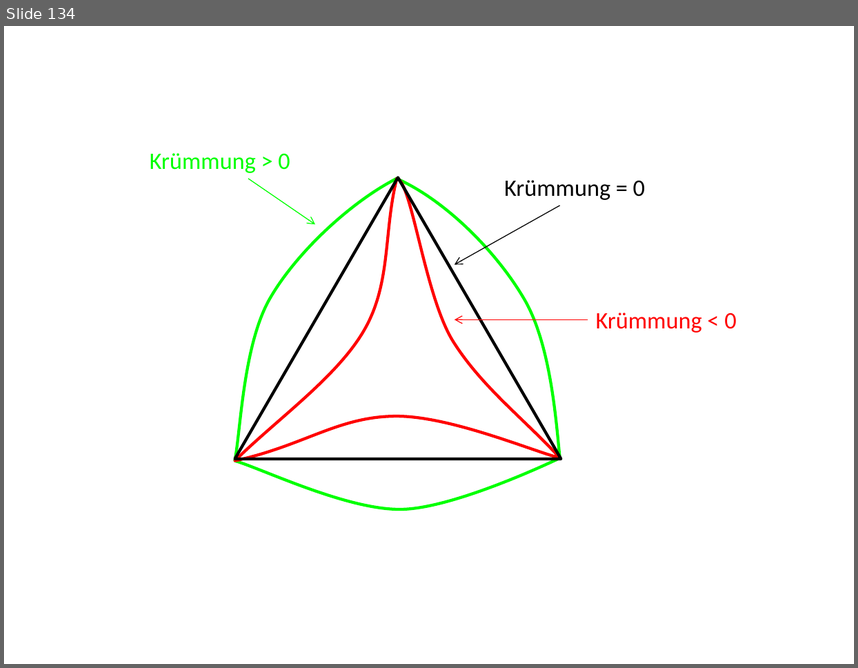
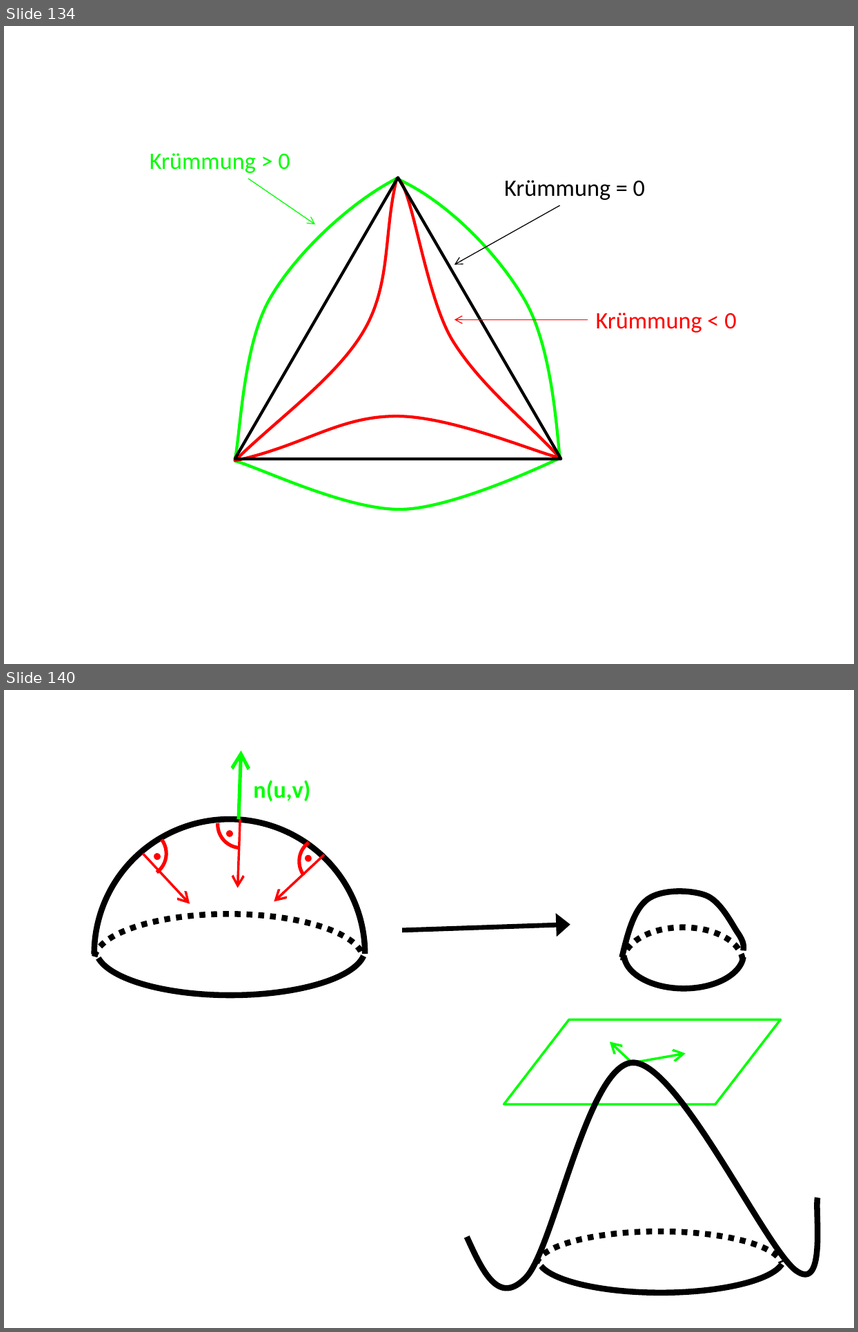
Before and after one commit to lutteropp/GeoTopo, a slide deck: images/Bilder.pptx. Shown one above the other, each under a label of ours: slide 134 before the commit, slides 134 and 140 after it; the slides between them are not shown. The pictures are 858x668 and 858x1332 pixels, drawn with LibreOffice and Linux fonts; fonts in the diff are those of the drawing. Boxes give left, top, right and bottom in pixels: in the first picture for what was removed or moved away, otherwise in the second. Text is boxed around its words. In the diff, an @@ line names an element or a change of style, - is before the commit and + after.

```diff
--- a/images/Bilder.pptx
+++ b/images/Bilder.pptx
@@ slide 140 added at (4,690,854,1328), background #FFFFFF @@
@@ arrow added from (239, 819) to (241, 750), #00FF00 3 pt @@
@@ text added at (253,780,310,801), 20 pt, text #00FF00, bold @@
+n(u,v)
@@ arc (boxed as its full ellipse) added at (216,799,266,849), outline #FF0000 3 pt @@
@@ arc (boxed as its full ellipse) added at (94,819,366,1089), outline #000000 5 pt @@
@@ arc (boxed as its full ellipse) added at (110,821,176,887), outline #FF0000 3 pt @@
@@ ellipse added at (225,830,233,837), fill #FF0000 @@
@@ arrow added from (240, 819) to (238, 888), #FF0000 2 pt @@
@@ arc (boxed as its full ellipse) added at (290,829,355,894), outline #FF0000 3 pt @@
@@ arrow added from (143, 854) to (190, 903), #FF0000 2 pt @@
@@ ellipse added at (152,852,162,861), fill #FF0000 @@
@@ arrow added from (324, 855) to (274, 902), #FF0000 2 pt @@
@@ ellipse added at (303,854,313,863), fill #FF0000 @@
@@ freeform shape added at (622,891,744,958), outline #000000 5 pt @@
@@ arc (boxed as its full ellipse) added at (94,914,363,1005), outline #000000 5 pt dashed @@
@@ arc (boxed as its full ellipse) added at (96,903,366,995), outline #000000 5 pt @@
@@ arrow added from (403, 929) to (570, 925), #000000 4 pt @@
@@ arc (boxed as its full ellipse) added at (623,927,743,996), outline #000000 5 pt dashed @@
@@ arc (boxed as its full ellipse) added at (624,920,744,988), outline #000000 5 pt @@
@@ parallelogram added at (504,1020,780,1105), outline #00FF00 2 pt @@
@@ arrow added from (635, 1065) to (610, 1041), #00FF00 2 pt @@
@@ arrow added from (637, 1061) to (686, 1053), #00FF00 2 pt @@
@@ freeform shape added at (466,1063,818,1288), outline #000000 5 pt @@
@@ arc (boxed as its full ellipse) added at (538,1223,784,1292), outline #000000 5 pt @@
@@ arc (boxed as its full ellipse) added at (536,1231,783,1299), outline #000000 5 pt dashed @@
```
Also in this commit, not shown: 9 other slides added, 17 other files.
